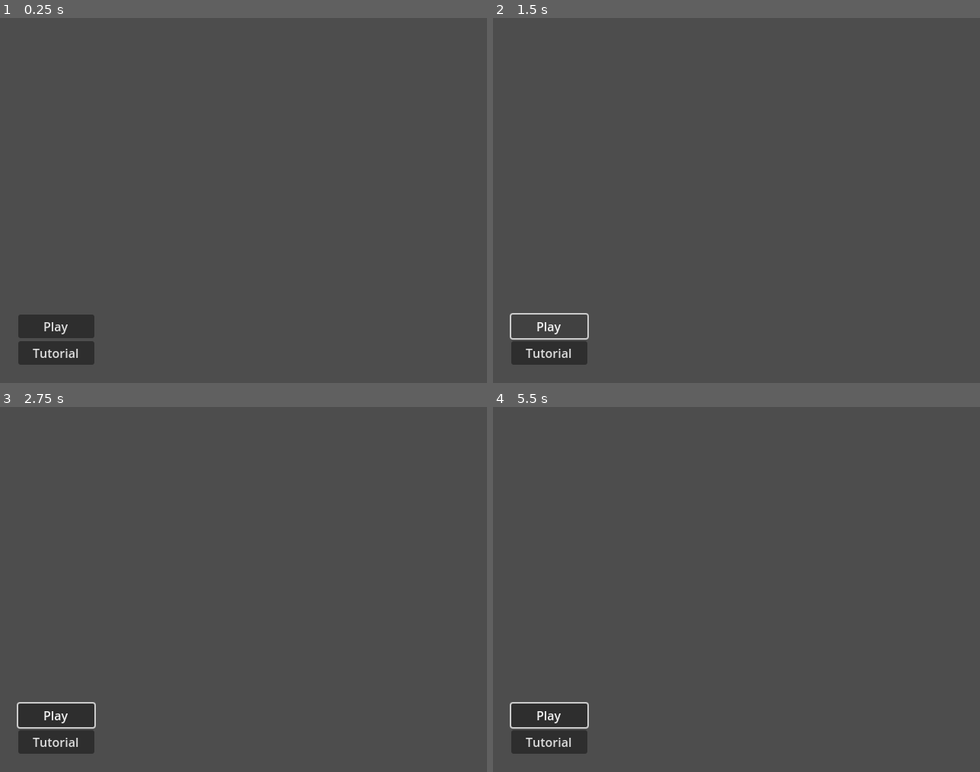
Above: before the commit, frames 1-4 (two rows, left to right).
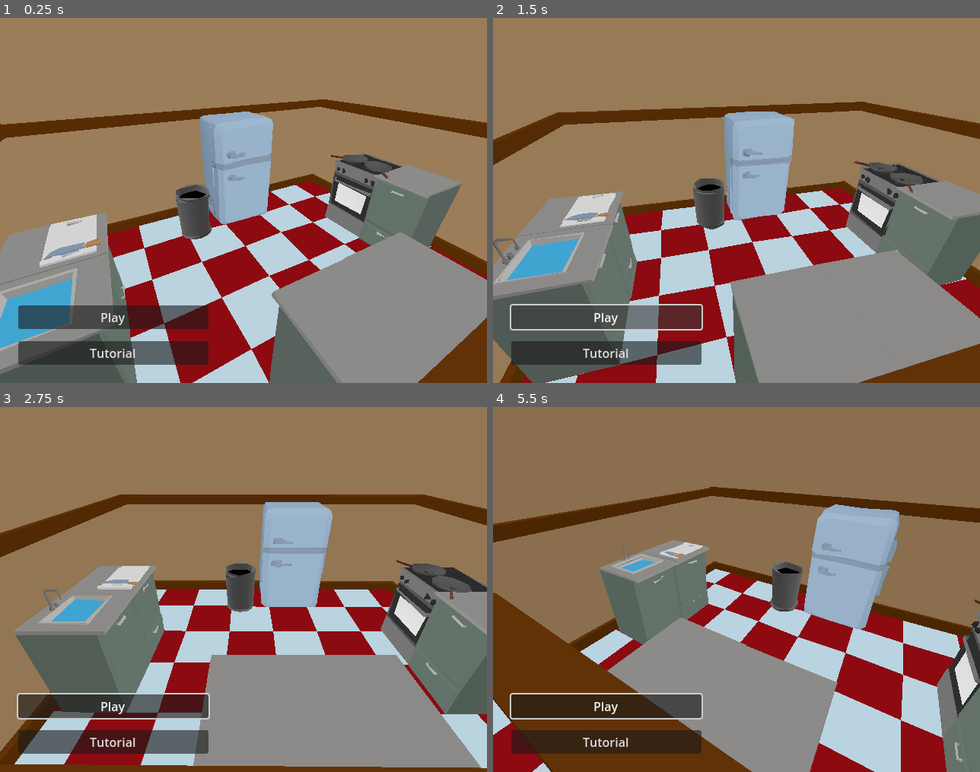
Above: after the commit, the same moments.

Repository: connor-lennox/DemoDisk
Game: Godot game, scene res://scenes/title/title_scene.tscn
The game is run twice, just before and just after one commit, with the same random seed, the same clock (stepped at 60 frames per second) and the same inputs. This scene is started directly instead of the project's main scene.
Inputs (mouse positions are in pixels of both pictures, inside the frame that each line leads up to):
- Up to frame 1 (0.25 s): no input
- Up to frame 2 (1.5 s): click "Play" at 0.5 s; click "Play" at 1.25 s
- Up to frame 3 (2.75 s): tap Enter (ui_accept) at 2, 2.27 s; move the mouse to (350, 571) at 2.02 s; hold Right (ui_right) from 2.03 s (still down); click (350, 571) at 2.1 s
- Up to frame 4 (5.5 s): move the mouse to (639, 607) at 2.77 s; release Right (ui_right) at 2.78 s; hold Left (ui_left) 2.78-3.53 s; click (639, 607) at 2.85 s; tap Enter (ui_accept) at 3.02, 4.52, 5.27 s; move the mouse to (785, 509) at 3.52 s; hold Right (ui_right) 3.53-5.03 s; click (785, 509) at 3.6 s; move the mouse to (712, 662) at 4.27 s; click (712, 662) at 4.35 s; move the mouse to (882, 644) at 5.02 s; hold Left (ui_left) from 5.03 s (still down); click (882, 644) at 5.1 s

The runs differ from the first frame. In frame 1, 94% of the frame differs, in the area x 0-100%, y 0-100%; in frame 2, 93%; in frame 3, 95%; in frame 4, 98%.
Error in both runs: Attempt to call function 'switch_to_scene' in base 'null instance' on a null instance. (res://scenes/scene_manager.gd:4)

Commit message:
more interesting title screen

Diff:
--- a/scenes/title/title_scene.gd
+++ b/scenes/title/title_scene.gd
@@ -1,9 +1,12 @@
 extends Node
 
+@onready var camera_pivot = $CameraPivot
 
 func _ready():
 	Bgm.play_title_music()
 
+func _process(delta):
+	camera_pivot.global_rotation.y += delta * 0.2
 
 func _start_game():
 	SceneManager.switch_to_game()
--- a/scenes/title/title_scene.tscn
+++ b/scenes/title/title_scene.tscn
@@ -1,6 +1,8 @@
-[gd_scene load_steps=2 format=3 uid="uid://bn7fbs3cbbhs7"]
+[gd_scene load_steps=4 format=3 uid="uid://bn7fbs3cbbhs7"]
 
 [ext_resource type="Script" path="res://scenes/title/title_scene.gd" id="1_rdb1y"]
+[ext_resource type="PackedScene" uid="uid://bc7fw6ecvwcv6" path="res://scenes/restaurant.tscn" id="2_a70bl"]
+[ext_resource type="PackedScene" uid="uid://03f307g5cj2y" path="res://nodes/customers/customer.tscn" id="3_rcq0s"]
 
 [node name="TitleScene" type="Node"]
 script = ExtResource("1_rdb1y")
@@ -19,16 +21,37 @@
 
 [node name="VBoxContainer" type="VBoxContainer" parent="MarginContainer"]
 layout_mode = 2
+theme_override_constants/separation = 16
 
 [node name="PlayButton" type="Button" parent="MarginContainer/VBoxContainer"]
-custom_minimum_size = Vector2(100, 0)
+custom_minimum_size = Vector2(250, 0)
 layout_mode = 2
 text = "Play"
 
 [node name="TutorialButton" type="Button" parent="MarginContainer/VBoxContainer"]
-custom_minimum_size = Vector2(100, 0)
+custom_minimum_size = Vector2(250, 0)
 layout_mode = 2
 text = "Tutorial"
 
+[node name="Restaurant" parent="." instance=ExtResource("2_a70bl")]
+
+[node name="CameraPivot" type="Node3D" parent="."]
+transform = Transform3D(1, 0, 0, 0, 1, 0, 0, 0, 1, 0, 0, 2.67326)
+
+[node name="Camera3D" type="Camera3D" parent="CameraPivot"]
+transform = Transform3D(-0.856247, -0.255529, 0.448938, 0, 0.869082, 0.494669, -0.516566, 0.423559, -0.744149, 2.09851, 3.53001, -2.19381)
+
+[node name="Customer" parent="." instance=ExtResource("3_rcq0s")]
+transform = Transform3D(1, 0, 0, 0, 1, 0, 0, 0, 1, 0, 0, -1.3)
+
+[node name="Customer2" parent="." instance=ExtResource("3_rcq0s")]
+transform = Transform3D(1, 0, 0, 0, 1, 0, 0, 0, 1, 0, 0, -3.08418)
+
+[node name="Customer3" parent="." instance=ExtResource("3_rcq0s")]
+transform = Transform3D(0.847363, 0, 0.531014, 0, 1, 0, -0.531014, 0, 0.847363, -3.77611, 0, -3.5319)
+
+[node name="Customer4" parent="." instance=ExtResource("3_rcq0s")]
+transform = Transform3D(-0.932362, 0, -0.361527, 0, 1, 0, 0.361527, 0, -0.932362, 4.3585, 0, -3.15617)
+
 [connection signal="pressed" from="MarginContainer/VBoxContainer/PlayButton" to="." method="_start_game"]
 [connection signal="pressed" from="MarginContainer/VBoxContainer/TutorialButton" to="." method="_start_tutorial"]
